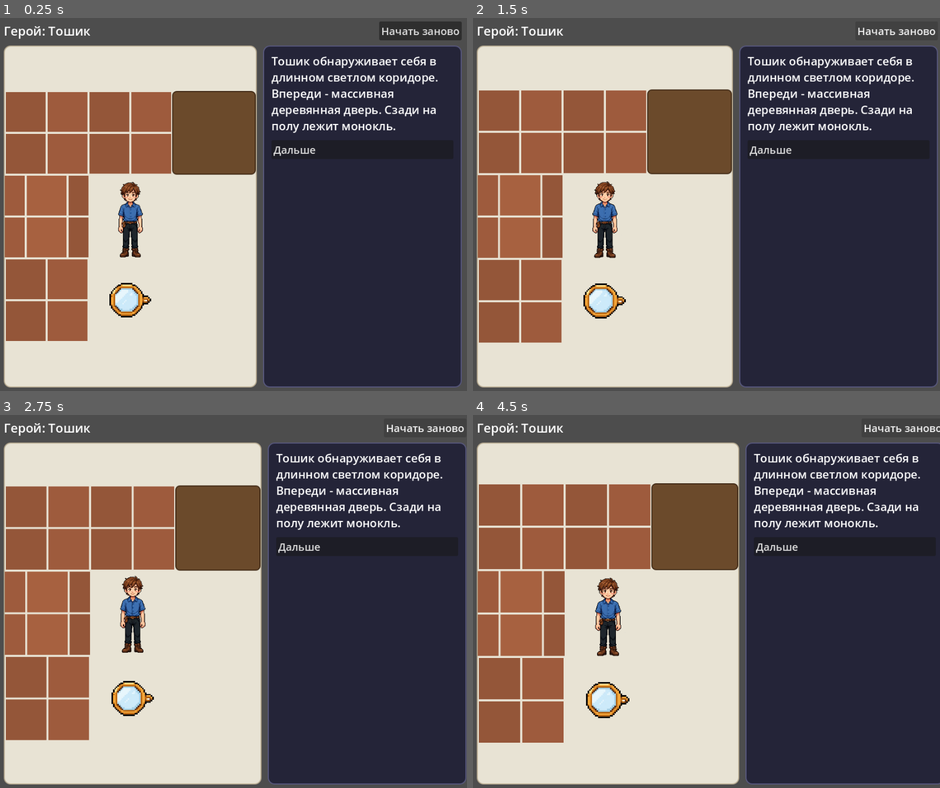
Above: before the commit, frames 1-4 (two rows, left to right).
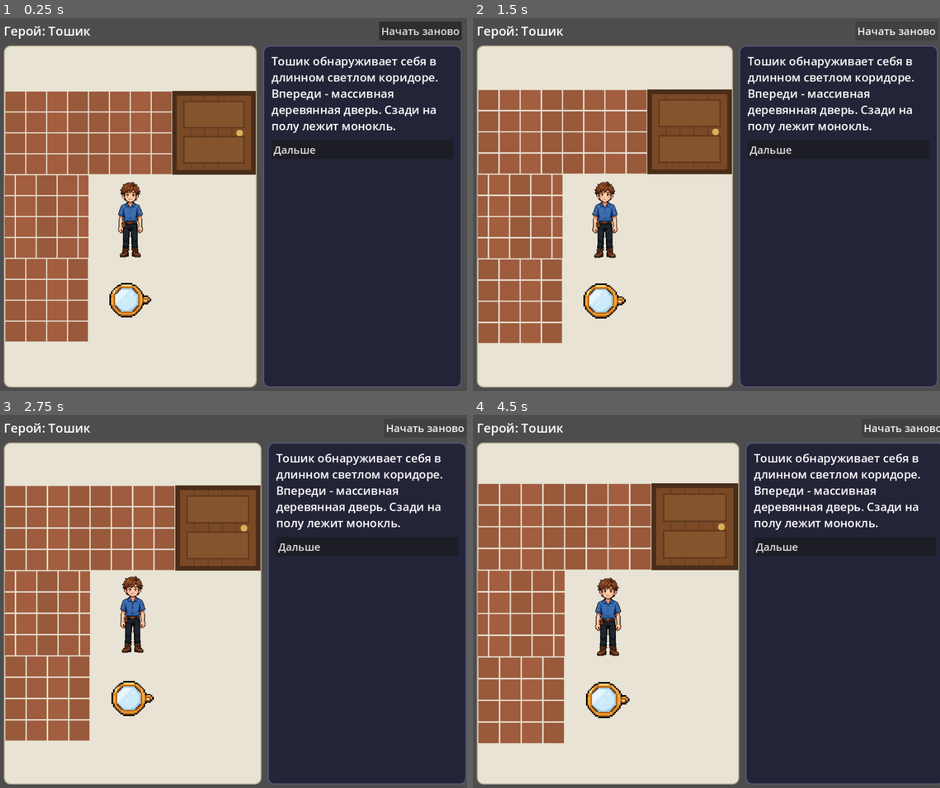
Above: after the commit, the same moments.

Repository: ssokratov/tnquest_godot
Game: Godot game, scene res://scenes/main.tscn
Two runs of this game, one before a commit and one after it. Both use one fixed random seed, a clock stepped at 60 frames per second and the inputs below.
Inputs:
- Up to frame 1 (0.25 s): no input
- Up to frame 2 (1.5 s): click "Начать заново" at 0.5 s; click "Начать заново" at 1.25 s
- Up to frame 3 (2.75 s): click "Начать заново" at 2 s
- Up to frame 4 (4.5 s): click "Начать заново" at 2.75 s; click "Начать заново" at 3.5 s; click "Начать заново" at 4.25 s

The runs differ from the first frame. In frame 1, 4.7% of the frame differs, in the area x 1-55%, y 19-87%; in frame 2, 5.2%; in frame 3, 5.0%; in frame 4, 5.3%, in the area x 1-57%, y 18-89%.

Commit message:
Smaller neater bricks; door as drawn sprite texture

Diff:
--- a/scripts/main.gd
+++ b/scripts/main.gd
@@ -302,10 +302,12 @@
 
 
 # --- procedural brick texture (walls) --------------------------------------
-# 256x256, two courses per cell, half-brick offset on odd rows, so the
+# 256x256, four courses per cell, half-brick offset on odd rows, so the
 # pattern tiles seamlessly across neighbouring wall cells (each cell
-# stretches the same square texture). Per-brick shade varies by a hash
-# of parity/course/index, so it never flickers between refreshes.
+# stretches the same square texture). Small bricks, thin mortar lines
+# and only a whisper of per-brick shade variation keep the wall neat
+# and even instead of chunky; the variation is a hash of
+# parity/course/index, so it never flickers between refreshes.
 var brick_textures := {}
 
 
@@ -315,10 +317,10 @@
 	var s := 256
 	var img := Image.create(s, s, false, Image.FORMAT_RGBA8)
 	img.fill(SCENE_BG)
-	var course_h := 128
-	var brick_w := 128
-	var gap := 6
-	for course in 2:
+	var course_h := 64
+	var brick_w := 64
+	var gap := 4
+	for course in 4:
 		var y0 := course * course_h + gap / 2
 		var y1 := (course + 1) * course_h - gap / 2
 		var offset := 0 if parity == 0 else -brick_w / 2
@@ -327,7 +329,7 @@
 		while x < s:
 			var x0 := x + gap / 2
 			var x1 := x + brick_w - gap / 2
-			var shade := 0.94 + 0.06 * ((parity * 7 + course * 3 + idx) % 3)
+			var shade := 0.97 + 0.03 * ((parity * 7 + course * 3 + idx) % 3)
 			var col := Color(BRICK_COLOR.r * shade, BRICK_COLOR.g * shade, BRICK_COLOR.b * shade, 1)
 			for py in range(y0, y1):
 				for px in range(max(x0, 0), min(x1, s)):
@@ -336,6 +338,50 @@
 			x += brick_w
 	var tex := ImageTexture.create_from_image(img)
 	brick_textures[parity] = tex
+	return tex
+
+
+# --- procedural door sprite -------------------------------------------------
+# A flat brown panel read as a placeholder, so doors get a drawn sprite
+# instead: dark frame, vertical wood planks, two recessed panels and a
+# brass knob. Same 256x256 stretched-to-cell treatment as the bricks.
+var door_texture: Texture2D = null
+
+
+func _fill_rect(img: Image, x0: int, y0: int, x1: int, y1: int, col: Color) -> void:
+	for py in range(y0, y1):
+		for px in range(x0, x1):
+			img.set_pixel(px, py, col)
+
+
+func _door_texture() -> Texture2D:
+	if door_texture != null:
+		return door_texture
+	var s := 256
+	var img := Image.create(s, s, false, Image.FORMAT_RGBA8)
+	var frame := Color(0.29, 0.18, 0.10, 1)
+	var wood := Color(0.48, 0.29, 0.15, 1)
+	var wood_light := Color(0.52, 0.33, 0.18, 1)
+	var seam := Color(0.37, 0.22, 0.11, 1)
+	var panel_edge := Color(0.37, 0.22, 0.11, 1)
+	img.fill(frame)
+	_fill_rect(img, 14, 14, 242, 242, wood)
+	# Vertical planks.
+	for x in [56, 98, 140, 182]:
+		_fill_rect(img, x, 14, x + 2, 242, seam)
+	# Two recessed panels with a lighter face.
+	for py0 in [30, 138]:
+		_fill_rect(img, 34, py0, 222, py0 + 84, panel_edge)
+		_fill_rect(img, 38, py0 + 4, 218, py0 + 80, wood_light)
+	# Brass knob.
+	var kx := 206
+	var ky := 128
+	for py in range(ky - 10, ky + 11):
+		for px in range(kx - 10, kx + 11):
+			if (px - kx) * (px - kx) + (py - ky) * (py - ky) <= 100:
+				img.set_pixel(px, py, Color(0.85, 0.70, 0.36, 1))
+	var tex := ImageTexture.create_from_image(img)
+	door_texture = tex
 	return tex
 
 
@@ -569,7 +615,8 @@
 	if emoji == "🕳":
 		return _merged_style(ROAD_COLOR, up_same, down_same, left_same, right_same)
 	if emoji == "🚪":
-		return _panel_style(DOOR_COLOR, DOOR_BORDER, 8)
+		# Flat frame colour behind the door texture child.
+		return _panel_style(DOOR_BORDER, Color(0, 0, 0, 0), 0)
 	if emoji == "✖️":
 		return _panel_style(Color(0.2, 0.17, 0.26), Color(0, 0, 0, 0), 10)
 	# Everything else (floor, hero, characters, items) sits directly on
@@ -637,7 +684,14 @@
 				brick.stretch_mode = TextureRect.STRETCH_SCALE
 				cell.add_child(brick)
 				continue
-			if not is_player and emoji in ["🕳", "▫️", "🚪", "✖️"]:
+			if not is_player and emoji == "🚪":
+				var door := TextureRect.new()
+				door.texture = _door_texture()
+				door.expand_mode = TextureRect.EXPAND_IGNORE_SIZE
+				door.stretch_mode = TextureRect.STRETCH_SCALE
+				cell.add_child(door)
+				continue
+			if not is_player and emoji in ["🕳", "▫️", "✖️"]:
 				continue
 			if is_player:
 				var frames := _sprite_frames(SPRITES.get(dlg_hero, "toshik"))
